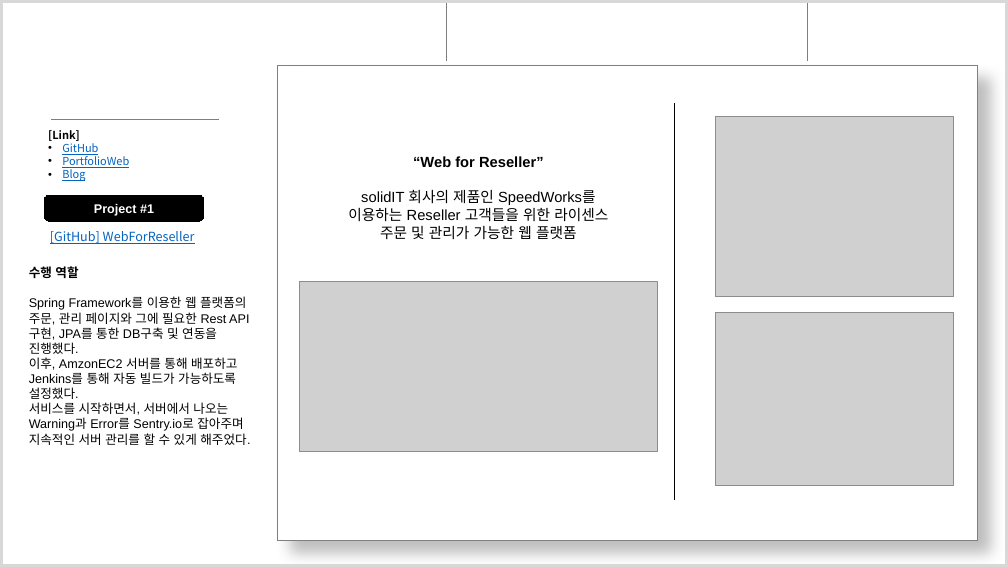
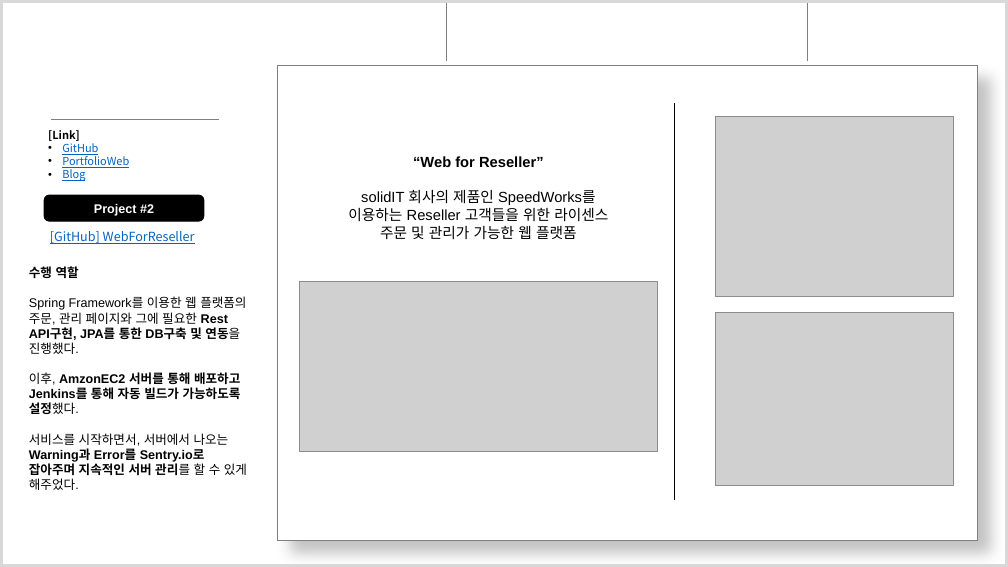
Before and after one commit to wocjf0513/portfolio-ppt, a slide deck: slide 5 of 심재철PT.pptx. Drawn at 1008x567 pixels with LibreOffice and Linux fonts; fonts in the diff are those of the drawing; grey boxes stand for pictures; background and template pictures are left out. Boxes give left, top, right and bottom in pixels: in the first picture for what was removed or moved away, otherwise in the second. Text is boxed around its words. In the diff, an @@ line names an element or a change of style, - is before the commit and + after.

```diff
--- a/심재철PT.pptx
+++ b/심재철PT.pptx
@@ text at (94,204,154,216): text changed @@
-Project #1
+Project #2
@@ text at (29,296,247,490): bold on in "Rest API구현, JPA를 통한 DB구축 및 연동을", "AmzonEC2 서버를 통해 배포하고 Jenkins를 통해 자동 ...", "Warning과 Error를 Sentry.io로 잡아주며 지속적인 서버 관리를" @@
```
Also in this commit, not shown: 6 other slides changed, 1 slide added.
